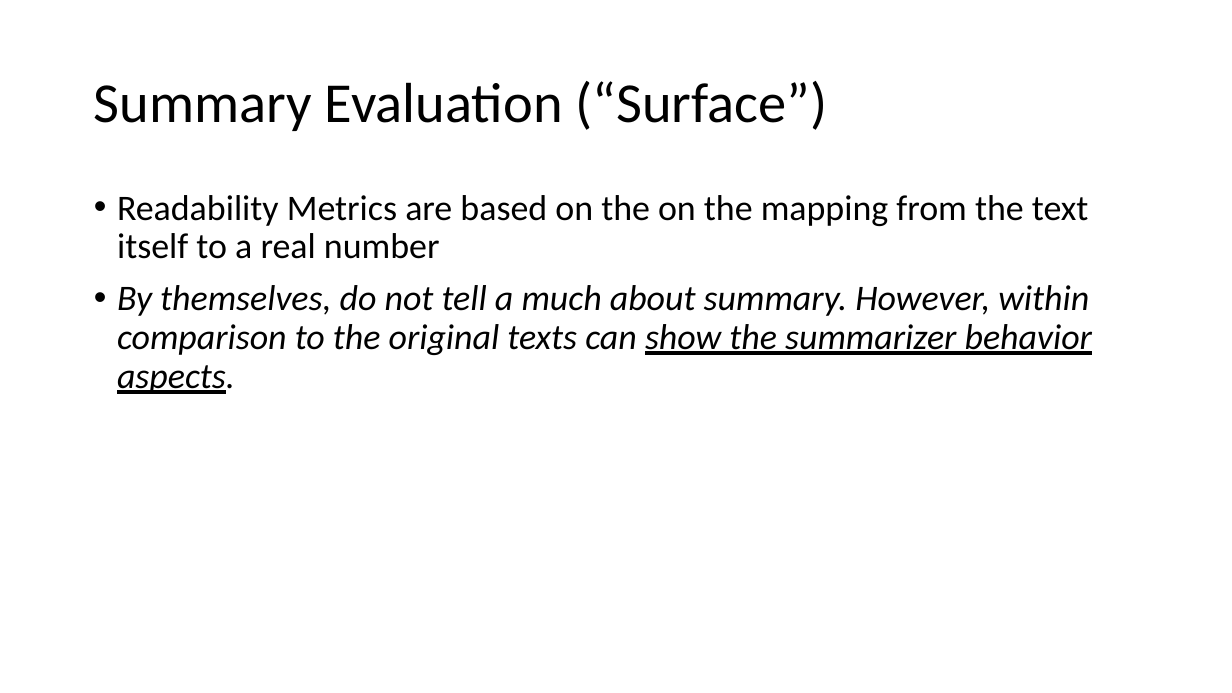
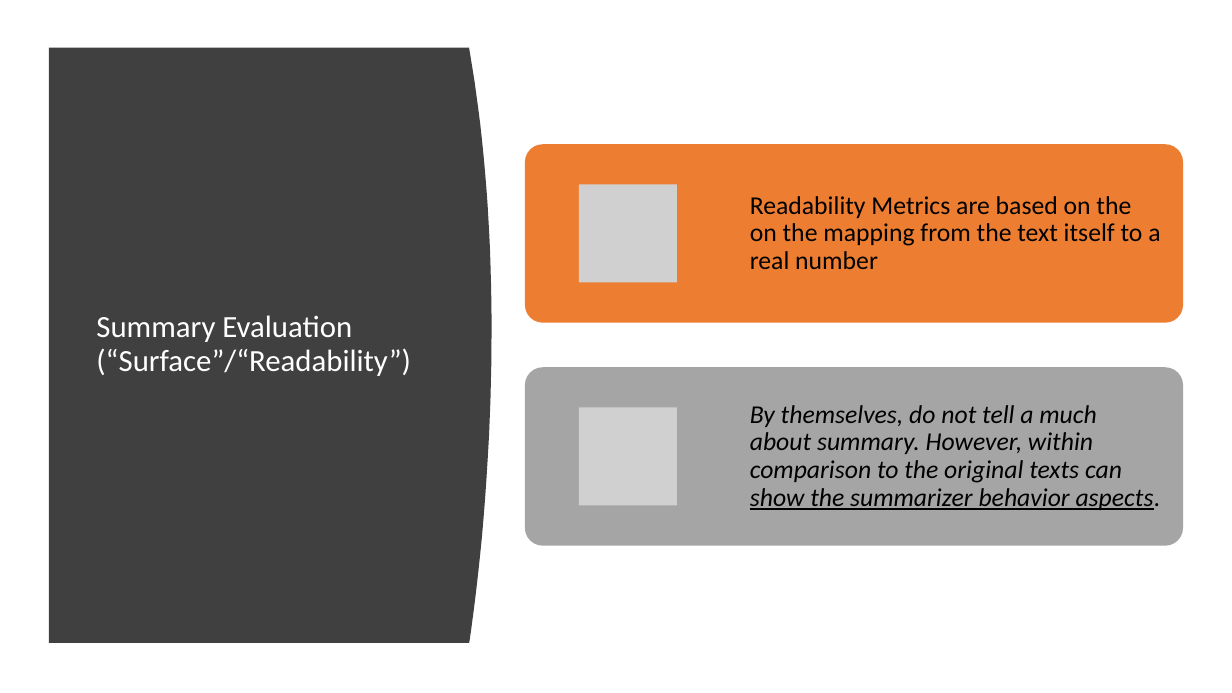
Before and after one commit to karno-bh/rouge-reimpl, a slide deck: slide 10 of docs/Summary Evaluation Platform.pptx. Drawn at 1232x693 pixels with LibreOffice and Linux fonts; fonts in the diff are those of the drawing; grey boxes stand for pictures. Boxes give left, top, right and bottom in pixels: in the first picture for what was removed or moved away, otherwise in the second. Text is boxed around its words. In the diff, an @@ line names an element or a change of style, - is before the commit and + after.

```diff
--- a/docs/Summary Evaluation Platform.pptx
+++ b/docs/Summary Evaluation Platform.pptx
@@ freeform shape added at (49, 48, 492, 643), fill #404040 @@
@@ text removed at (117, 195, 1092, 394) @@
-• Readability Metrics are based on the on the mapping from the text itself to a real number
-• By themselves, do not tell a much about summary. However, within comparison to the original texts can show the summarizer behavior aspects.
@@ title at (96, 315, 411, 376): text changed; size 44 to 24 pt; text colour #000000 to #FFFFFF @@
-Summary Evaluation (“Surface”)
+Summary Evaluation (“Surface”/“Readability”)
@@ group added at (525, 144, 1183, 545): 2 rounded rectangles, 2 pictures, 2 texts @@
+Readability Metrics are based on the on the mapping from the text itself to a real number
+By themselves, do not tell a much about summary. However, within comparison to the original texts can show the summarizer behavior aspects.
```
Also in this commit, not shown: 11 other slides changed, 14 slides added.
